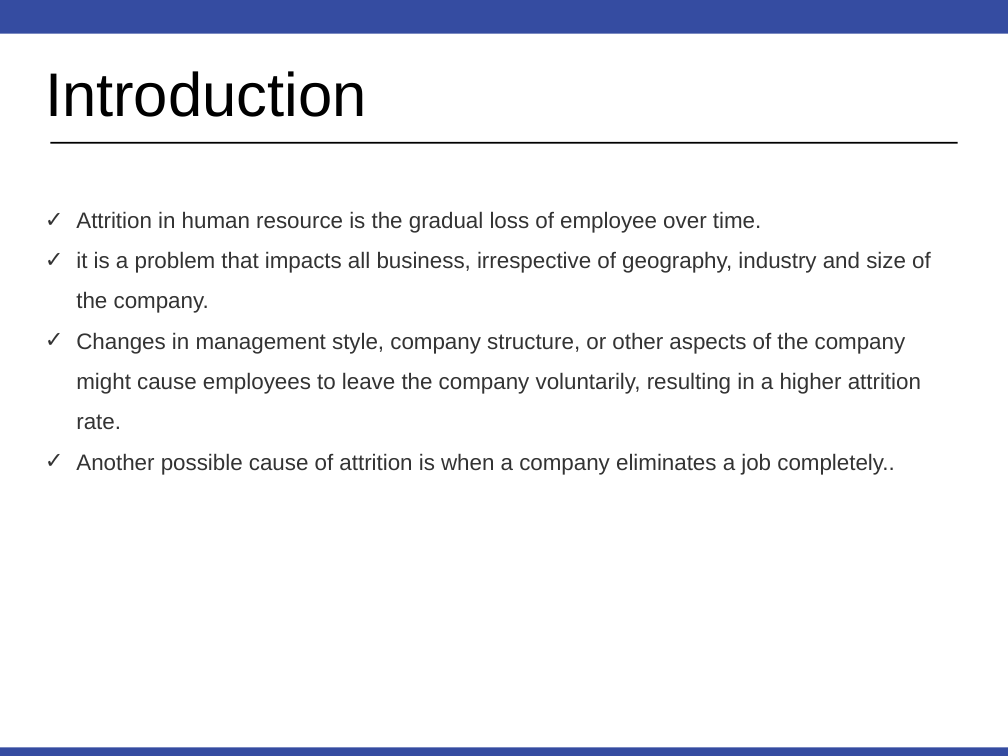
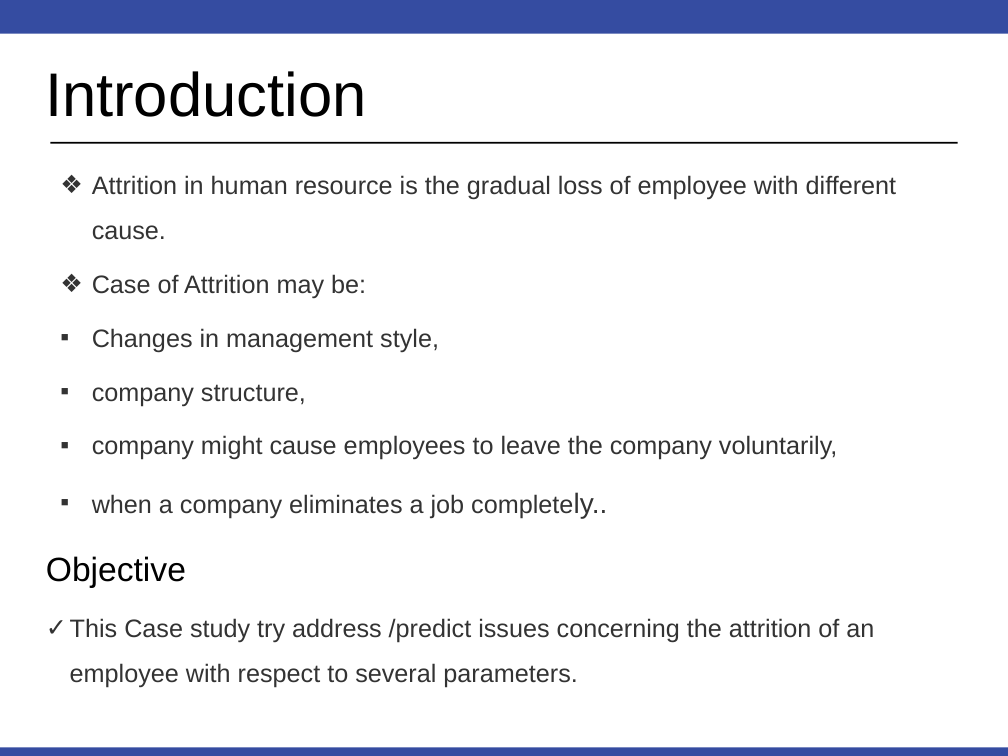
Before and after one commit to tazeb6531/CaseSudy2, a slide deck: slide 2 of Employee Attrition_case study.ppt. Drawn at 1008x756 pixels with LibreOffice and Linux fonts; fonts in the diff are those of the drawing. Boxes give left, top, right and bottom in pixels: in the first picture for what was removed or moved away, otherwise in the second. Text is boxed around its words. In the diff, an @@ line names an element or a change of style, - is before the commit and + after.

```diff
--- a/Employee Attrition_case study.ppt
+++ b/Employee Attrition_case study.ppt
@@ text at (x1=92, y1=175, x2=897, y2=518): text changed; size 16 to 18 pt @@
-✓ Attrition in human resource is the gradual loss of employee over time.
-✓ it is a problem that impacts all business, irrespective of geography, industry and size of the company.
-✓ Changes in management style, company structure, or other aspects of the company might cause employees to leave the company voluntarily, resulting in a higher attrition rate.
-✓ Another possible cause of attrition is when a company eliminates a job completely..
+❖ Attrition in human resource is the gradual loss of employee with different cause.
+❖ Case of Attrition may be:
+▪ Changes in management style,
+▪ company structure,
+▪ company might cause employees to leave the company voluntarily,
+▪ when a company eliminates a job completely..
@@ text added at (x1=46, y1=556, x2=874, y2=688), 18 pt, text #333333 @@
+Objective
+✓ This Case study try address /predict issues concerning the attrition of an employee with respect to several parameters.
```
Also in this commit, not shown: 3 other slides changed, 5 slides added, 5 slides removed, 22 other files.
